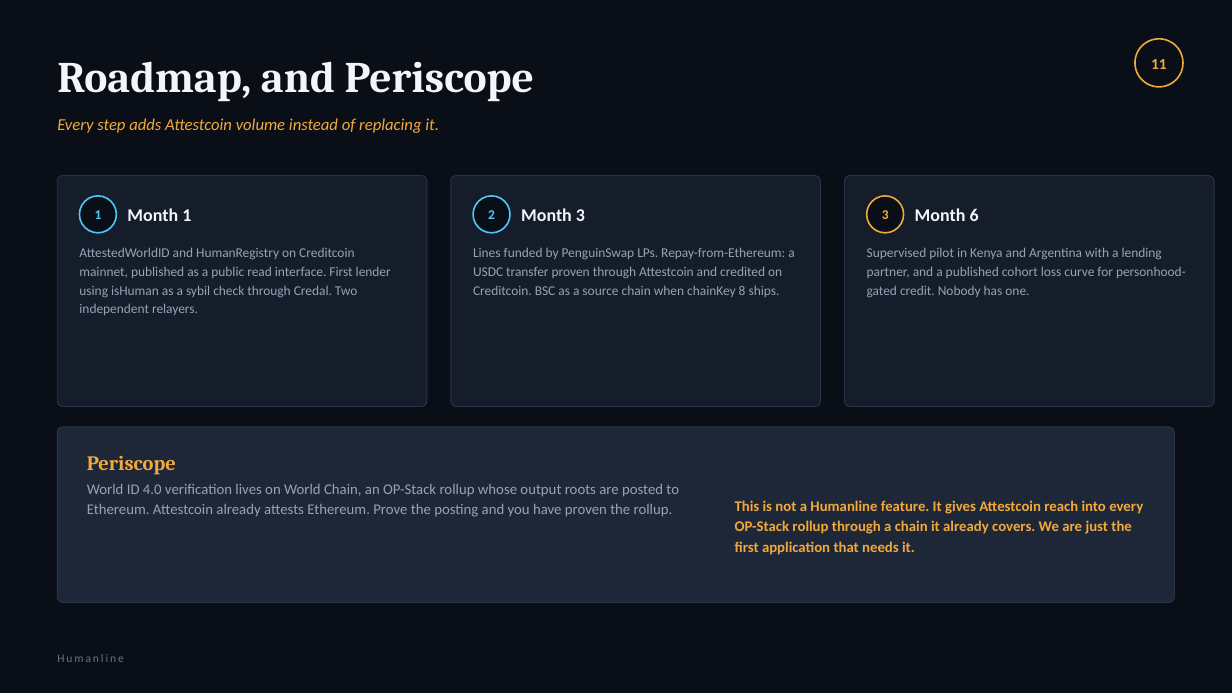
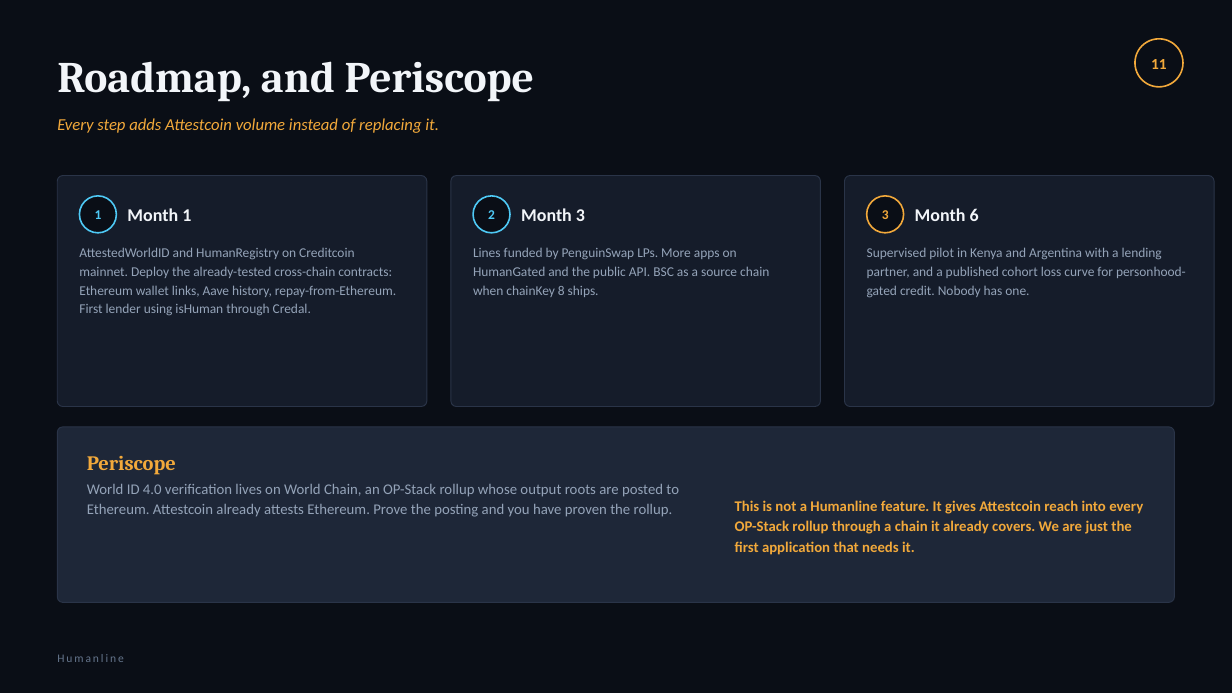
Before and after one commit to rajkaria/humanline, a slide deck: slide 11 of docs/deck.pptx. Drawn at 1232x693 pixels with LibreOffice and Linux fonts; fonts in the diff are those of the drawing. Boxes give left, top, right and bottom in pixels: in the first picture for what was removed or moved away, otherwise in the second. Text is boxed around its words. In the diff, an @@ line names an element or a change of style, - is before the commit and + after.

```diff
--- a/docs/deck.pptx
+++ b/docs/deck.pptx
@@ text at [79,247,396,315]: text changed @@
-AttestedWorldID and HumanRegistry on Creditcoin mainnet, published as a public read interface. First lender using isHuman as a sybil check through Credal. Two independent relayers.
+AttestedWorldID and HumanRegistry on Creditcoin mainnet. Deploy the already-tested cross-chain contracts: Ethereum wallet links, Aave history, repay-from-Ethereum. First lender using isHuman through Credal.
@@ text at [473,247,769,297]: text changed @@
-Lines funded by PenguinSwap LPs. Repay-from-Ethereum: a USDC transfer proven through Attestcoin and credited on Creditcoin. BSC as a source chain when chainKey 8 ships.
+Lines funded by PenguinSwap LPs. More apps on HumanGated and the public API. BSC as a source chain when chainKey 8 ships.
```
Also in this commit, not shown: 3 other slides changed, 6 other files.
